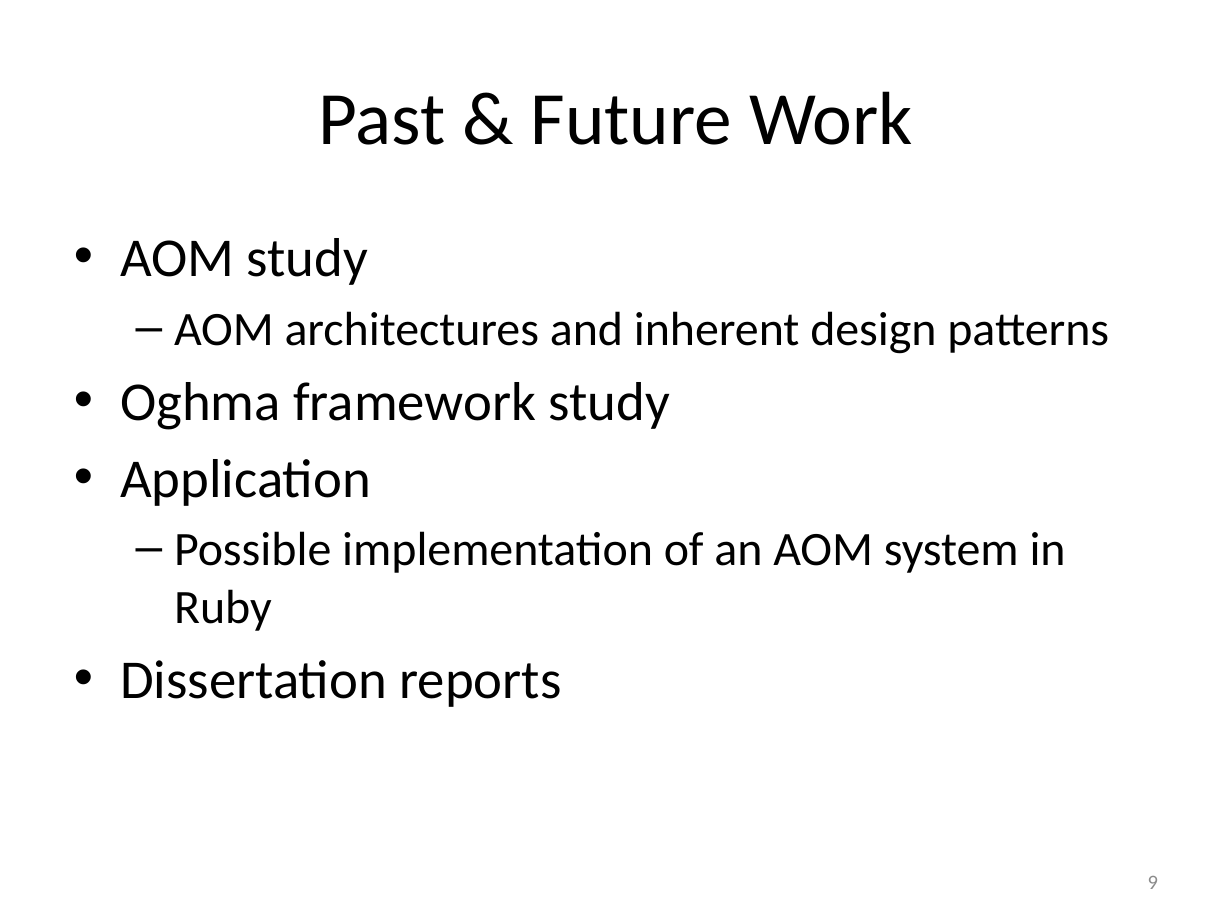
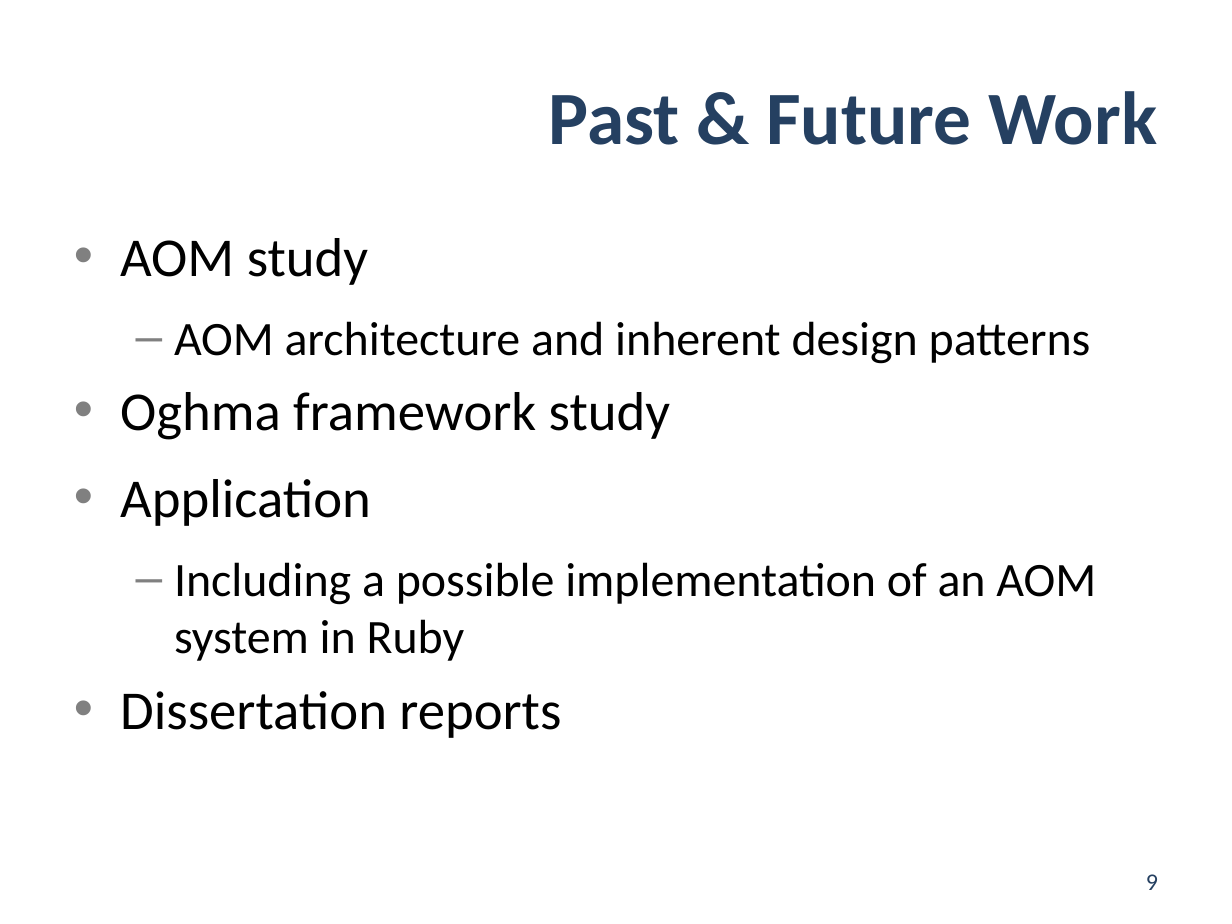
Before and after one commit to jgradim/thesis, a slide deck: slide 9 of presentations/pdis1.pptx. Drawn at 1232x924 pixels with LibreOffice and Linux fonts; fonts in the diff are those of the drawing. Boxes give left, top, right and bottom in pixels: in the first picture for what was removed or moved away, otherwise in the second. Text is boxed around its words. In the diff, an @@ line names an element or a change of style, - is before the commit and + after.

```diff
--- a/presentations/pdis1.pptx
+++ b/presentations/pdis1.pptx
@@ title "Past & Future Work" at [548, 91, 1158, 145]: text colour #000000 to #254061, bold on; alignment centre to right @@
@@ text at [120, 238, 670, 738]: more space between paragraphs @@
@@ text at [174, 321, 1091, 364]: text changed @@
-  – AOM architectures and inherent design patterns
+  – AOM architecture and inherent design patterns
@@ text at [174, 562, 1096, 661]: text changed @@
-  – Possible implementation of an AOM system in Ruby
+  – Including a possible implementation of an AOM system in Ruby
@@ page number at [1146, 874, 1158, 890]: size 12 to 14 pt, text colour #8C8C8C to #254061 @@
```
Also in this commit, not shown: 9 other slides changed, 1 other file.
